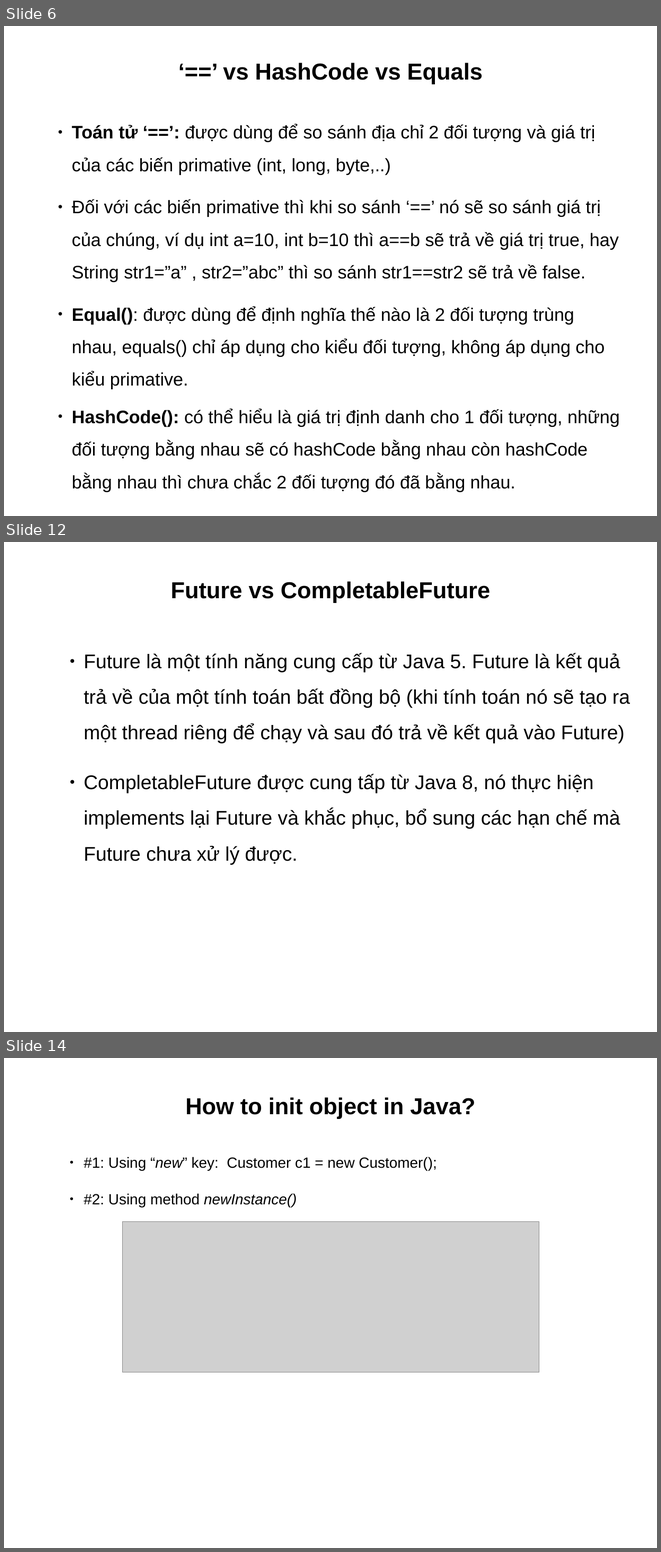
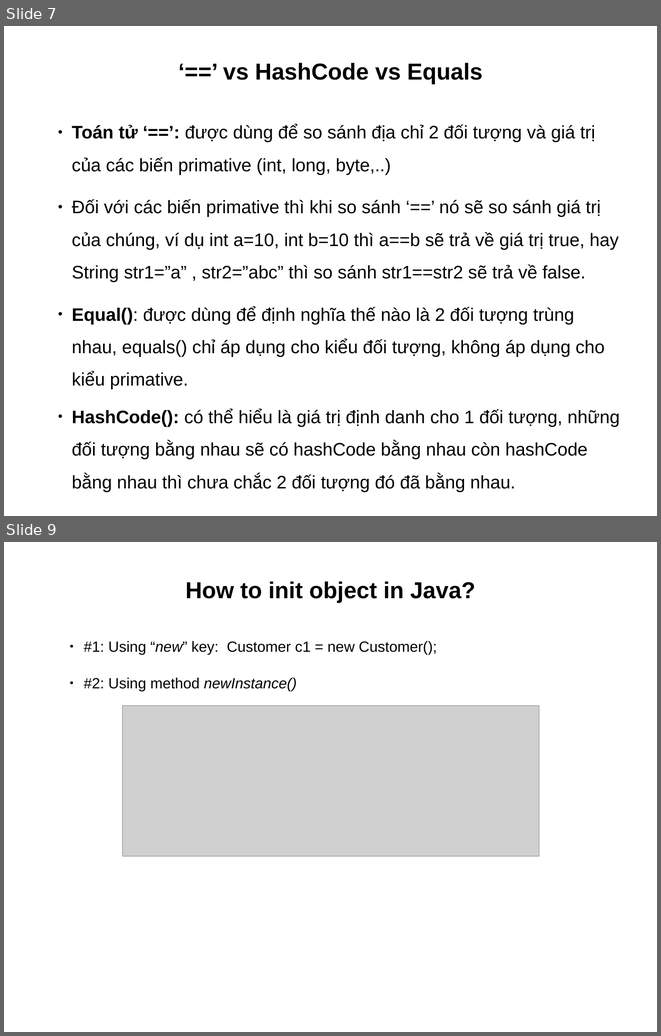
Before and after one commit to truongphan/documents, a slide deck: JavaCore.pptx. Shown one above the other, each under a label of ours: slides 6, 12 and 14 before the commit, slides 7 and 9 after it; the slides between them are not shown. The pictures are 661x1552 and 661x1036 pixels, drawn with LibreOffice and Linux fonts; fonts in the diff are those of the drawing; grey boxes stand for pictures. Boxes give left, top, right and bottom in pixels: in the first picture for what was removed or moved away, otherwise in the second. Text is boxed around its words. In the diff, an @@ line names an element or a change of style, - is before the commit and + after.

```diff
--- a/JavaCore.pptx
+++ b/JavaCore.pptx
@@ slide 12 removed at (4,542,657,1032), background #FFFFFF @@
@@ text removed at (171,581,490,603) @@
-Future vs CompletableFuture
@@ text removed at (84,653,630,864) @@
-● Future là một tính năng cung cấp từ Java 5. Future là kết quả trả về của một tính toán bất đồng bộ (khi tính toán nó sẽ tạo ra một thread riêng để chạy và sau đó trả về kết quả vào Future)
-● CompletableFuture được cung tấp từ Java 8, nó thực hiện implements lại Future và khắc phục, bổ sung các hạn chế mà Future chưa xử lý được.
@@ what was slide 6 is now slide 7 @@
@@ what was slide 14 is now slide 9 @@
```
Also in this commit, not shown: 2 slides changed, 2 slides added, 6 other slides removed, 3 other files.
